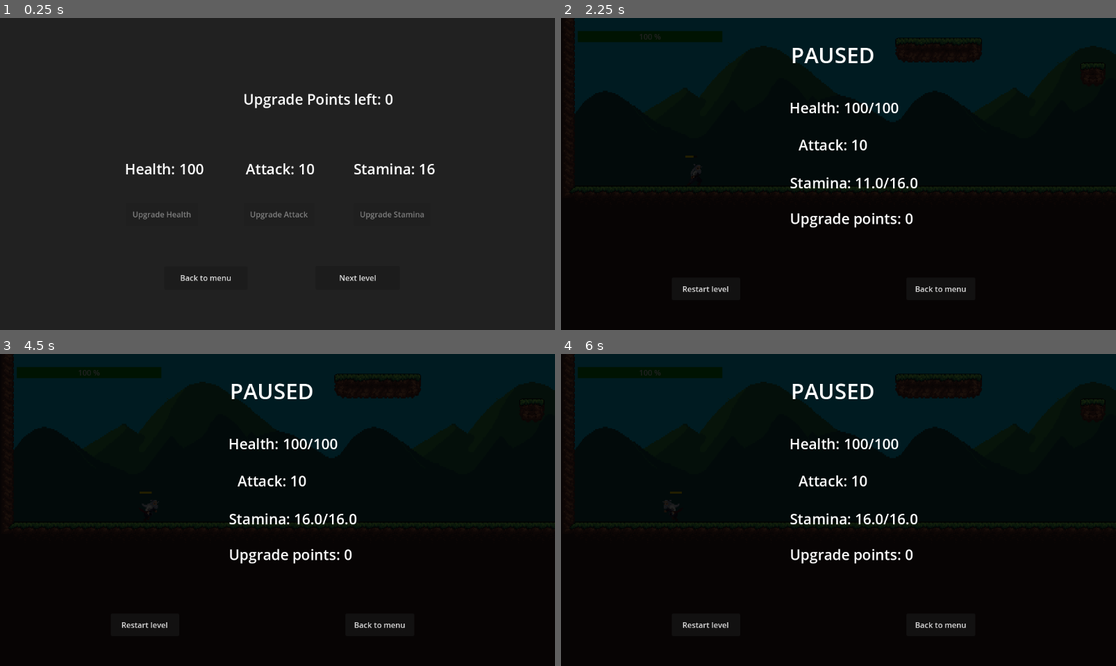
Above: before the commit, frames 1-4 (two rows, left to right).
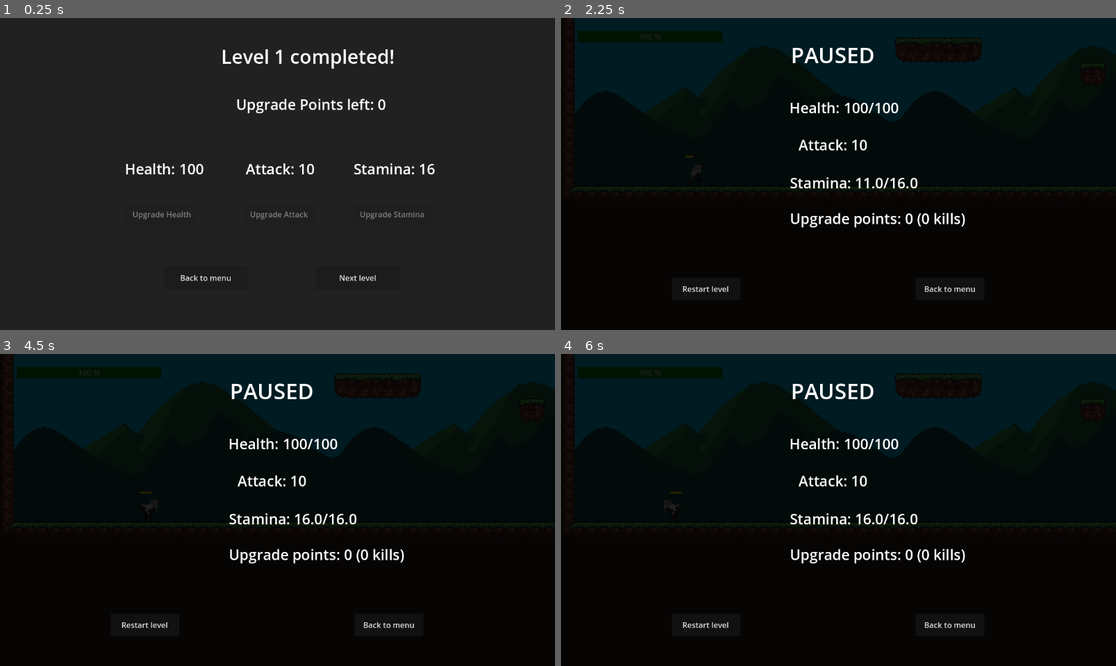
Above: after the commit, the same moments.

Repository: lukaszavadil1/AK8POGame
Game: Godot game, scene res://Scenes/UpgradeScreen.tscn
The game is run twice, just before and just after one commit, with the same random seed, the same clock (stepped at 60 frames per second) and the same inputs. This scene is started directly instead of the project's main scene.
Inputs:
- Up to frame 1 (0.25 s): no input
- Up to frame 2 (2.25 s): click "Back to menu" at 0.5 s; click "Play" at 1.25 s; tap Enter at 2 s; hold Right (ui_right) from 2.03 s (still down); tap P at 2.1 s
- Up to frame 3 (4.5 s): tap Space (ui_accept) at 2.27 s; release Right (ui_right) at 2.75 s; click "Back to menu" at 2.75 s; click "Play" at 3.5 s; hold Right (ui_right) from 4.28 s (still down); tap P at 4.35 s
- Up to frame 4 (6 s): tap Space (ui_accept) at 4.52 s; release Right (ui_right) at 5 s; click "Restart level" at 5 s; hold Left (ui_left) from 5.78 s (still down); tap P at 5.85 s

The runs differ from the first frame. In frame 1, 1.4% of the frame differs, in the area x 40-71%, y 10-31%; in frame 2, 0.3%; in frame 3, 0.3%; in frame 4, 0.3%.

Commit message:
Updated pause and upgrade screen to show kills and current level

Diff:
--- a/src/Assets/EndTree/EbdTree.gd
+++ b/src/Assets/EndTree/EbdTree.gd
@@ -4,5 +4,8 @@
 	connect("body_entered", Callable(self, "_on_body_entered"))
 
 func _on_body_entered(body):
-	if body.name == "Player":  # or check by group or class
-		get_tree().change_scene_to_file("res://Scenes/UpgradeScreen.tscn")
+	if body.name == "Player":
+		call_deferred("_change_scene")
+
+func _change_scene():
+	get_tree().change_scene_to_file("res://Scenes/UpgradeScreen.tscn")
--- a/src/Enemies/enemy_1.gd
+++ b/src/Enemies/enemy_1.gd
@@ -124,4 +124,5 @@
 	enemy_animation.play("Death")
 	await enemy_animation.animation_finished
 	PlayerStats.add_points(points_on_death)
+	PlayerStats.kill_count += 1
 	queue_free()
--- a/src/Player/PlayerStats.gd
+++ b/src/Player/PlayerStats.gd
@@ -1,11 +1,12 @@
 extends Node
 
-var health := 100.0
-var base_health := 100.0
-var stamina := 16.0
-var base_stamina := 16.0
-var attack := 10.0
-var upgrade_points := 0
+var health: float = 100.0
+var base_health: float = 100.0
+var stamina: float = 16.0
+var base_stamina: float = 16.0
+var attack: float = 10.0
+var upgrade_points: int = 0
+var kill_count: int = 0
 
 func reset():
 	base_health = 100.0
@@ -14,6 +15,7 @@
 	stamina = base_stamina
 	attack = 10.0
 	upgrade_points = 0
+	kill_count = 0
 
 
 func add_points(points: int) -> void:
--- a/src/Scenes/PauseScreen.tscn
+++ b/src/Scenes/PauseScreen.tscn
@@ -20,9 +20,9 @@
 
 [node name="BackToMenu" type="Button" parent="ColorRect"]
 layout_mode = 0
-offset_left = 717.0
+offset_left = 736.0
 offset_top = 539.0
-offset_right = 860.0
+offset_right = 879.0
 offset_bottom = 586.0
 text = "Back to menu"
 
--- a/src/Scenes/UpgradeScreen.tscn
+++ b/src/Scenes/UpgradeScreen.tscn
@@ -10,12 +10,21 @@
 offset_bottom = 648.0
 color = Color(0.129558, 0.129558, 0.129558, 1)
 
+[node name="Title" type="Label" parent="."]
+offset_left = 459.0
+offset_top = 52.0
+offset_right = 678.0
+offset_bottom = 110.0
+theme_override_font_sizes/font_size = 40
+horizontal_alignment = 1
+
 [node name="UpgradePoints" type="Label" parent="."]
-offset_left = 505.0
-offset_top = 147.0
-offset_right = 664.0
-offset_bottom = 191.0
+offset_left = 490.0
+offset_top = 158.0
+offset_right = 649.0
+offset_bottom = 202.0
 theme_override_font_sizes/font_size = 30
+horizontal_alignment = 1
 
 [node name="Stamina" type="Label" parent="."]
 offset_left = 734.0
--- a/src/Scenes/pause_screen.gd
+++ b/src/Scenes/pause_screen.gd
@@ -13,7 +13,7 @@
 	health_label.text = "Health: %.0f/%.0f" % [PlayerStats.health, PlayerStats.base_health]
 	stamina_label.text = "Stamina: %.1f/%.1f" % [PlayerStats.stamina, PlayerStats.base_stamina]
 	attack_label.text = "Attack: %d" % PlayerStats.attack
-	upgrade_points_label.text = "Upgrade points: %d" % PlayerStats.upgrade_points
+	upgrade_points_label.text = "Upgrade points: %d (%d kills)" % [PlayerStats.upgrade_points, PlayerStats.kill_count]
 
 
 func _unhandled_input(event: InputEvent) -> void:
--- a/src/Scenes/upgrade_screen.gd
+++ b/src/Scenes/upgrade_screen.gd
@@ -1,6 +1,6 @@
 extends CanvasLayer
 
-
+@onready var level_title_label = $Title
 @onready var upgrade_points_label = $UpgradePoints
 @onready var health_label = $Health
 @onready var attack_label = $Attack
@@ -17,6 +17,7 @@
 	health_label.text = "Health: %d" % PlayerStats.base_health
 	attack_label.text = "Attack: %d" % PlayerStats.attack
 	stamina_label.text = "Stamina: %d" % PlayerStats.base_stamina
+	level_title_label.text = "Level %d completed!" % GameState.current_level
 
 	var can_upgrade = PlayerStats.upgrade_points > 0
 	upgrade_health_button.disabled = not can_upgrade
